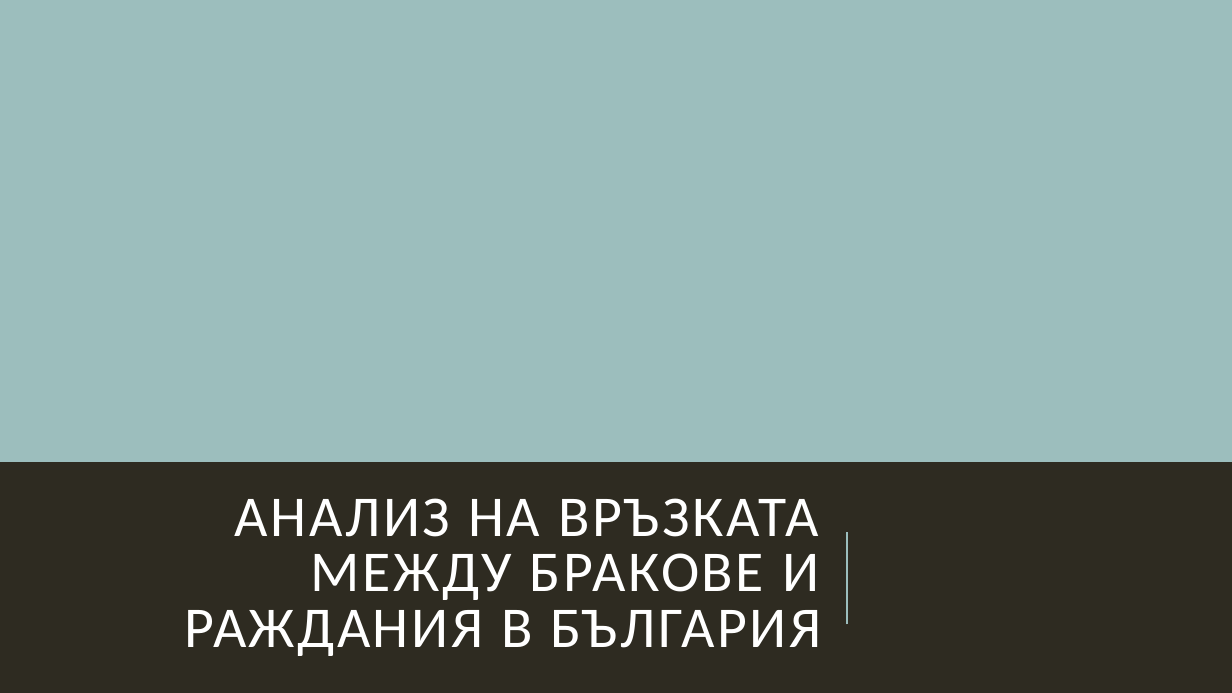
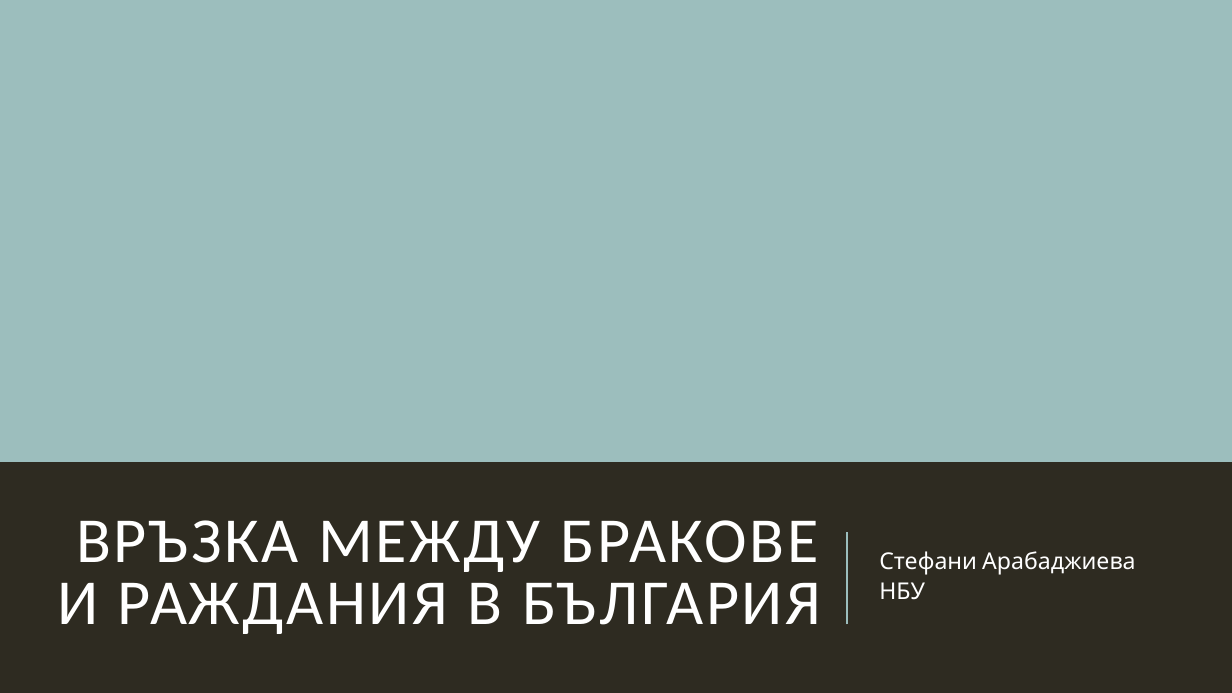
Before and after one commit to sarabadjieva/MITM322_DataMining, a slide deck: slide 1 of Анализ.pptx. Drawn at 1232x693 pixels with LibreOffice and Linux fonts; fonts in the diff are those of the drawing. Boxes give left, top, right and bottom in pixels: in the first picture for what was removed or moved away, otherwise in the second. Text is boxed around its words. In the diff, an @@ line names an element or a change of style, - is before the commit and + after.

```diff
--- a/Анализ.pptx
+++ b/Анализ.pptx
@@ title at (57, 520, 821, 634): text changed; size 45 to 50 pt @@
-АНАЛИЗ НА ВРЪЗКАТА МЕЖДУ БРАКОВЕ И РАЖДАНИЯ В БЪЛГАРИЯ
+ВРЪЗКА МЕЖДУ БРАКОВЕ И РАЖДАНИЯ В БЪЛГАРИЯ
@@ subtitle added at (879, 551, 1136, 600), 18 pt, text #FFFFFF @@
+Стефани Арабаджиева
+НБУ
```
Also in this commit, not shown: 7 other slides changed, 24 slides added, 12 slides removed, 2 other files.
